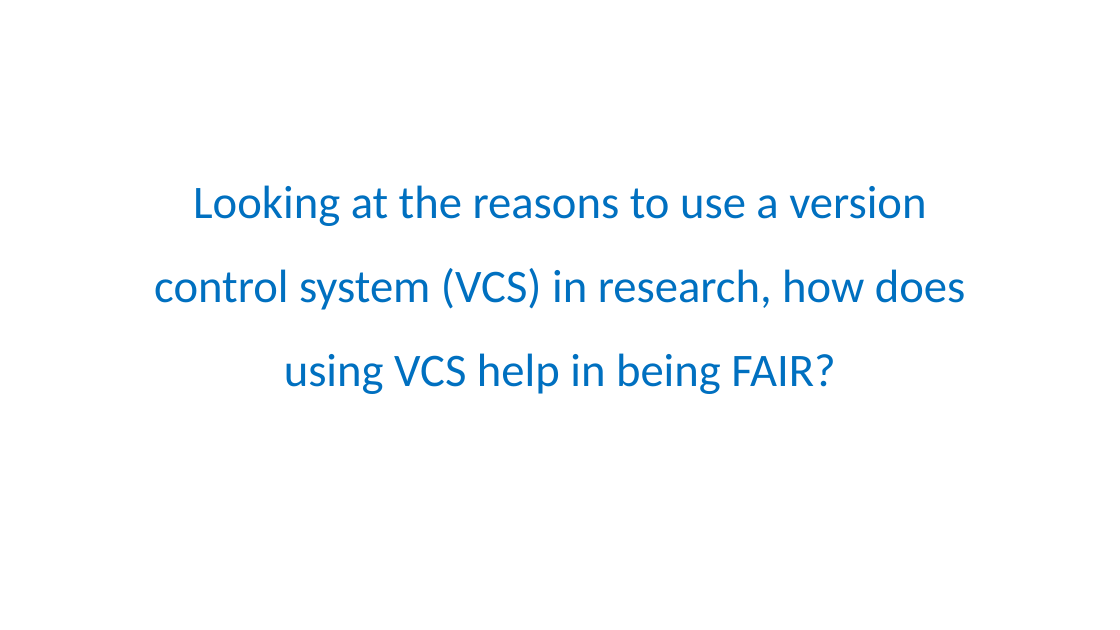
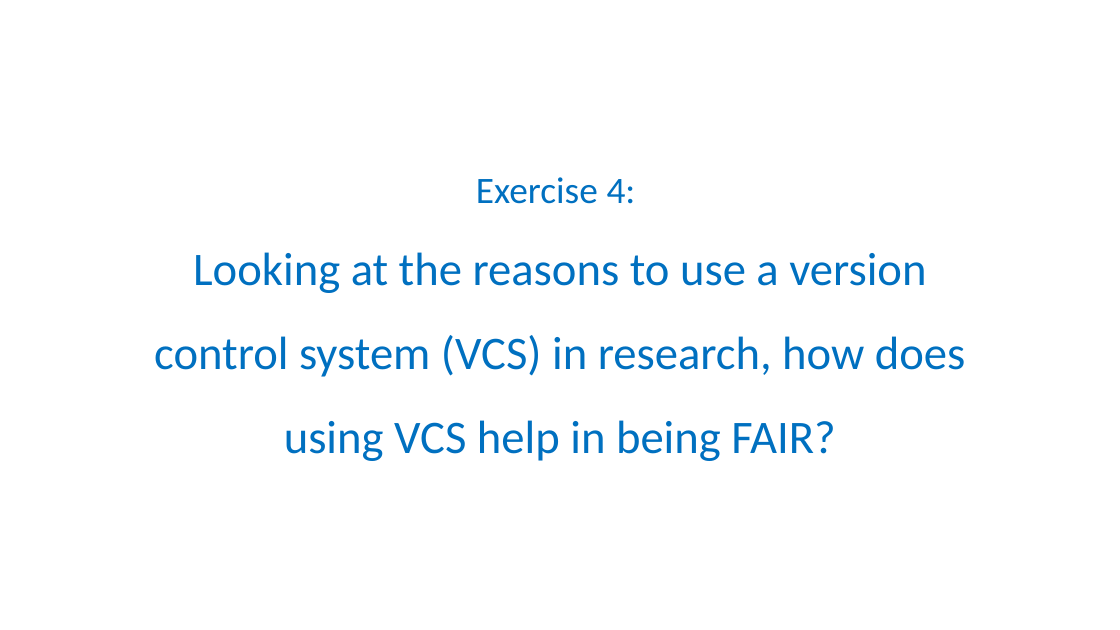
Before and after one commit to carpentries-incubator/fair-bio-practice, a slide deck: slide 14 of instructors/11-Version_Control_BT.pptx. Drawn at 1120x630 pixels with LibreOffice and Linux fonts; fonts in the diff are those of the drawing. Boxes give left, top, right and bottom in pixels: in the first picture for what was removed or moved away, otherwise in the second. Text is boxed around its words. In the diff, an @@ line names an element or a change of style, - is before the commit and + after.

```diff
--- a/instructors/11-Version_Control_BT.pptx
+++ b/instructors/11-Version_Control_BT.pptx
@@ text at [476, 177, 636, 204]: paragraph added @@
+Exercise 4:
```
Also in this commit, not shown: 1 other file.
